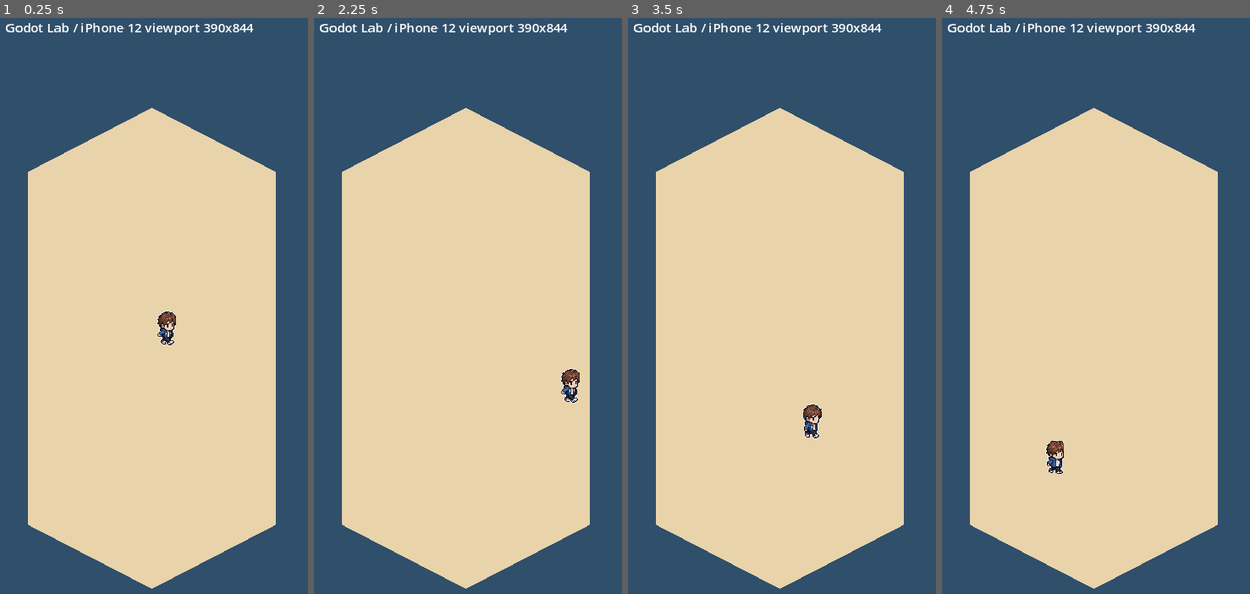
Above: before the commit, frames 1-4 (left to right).
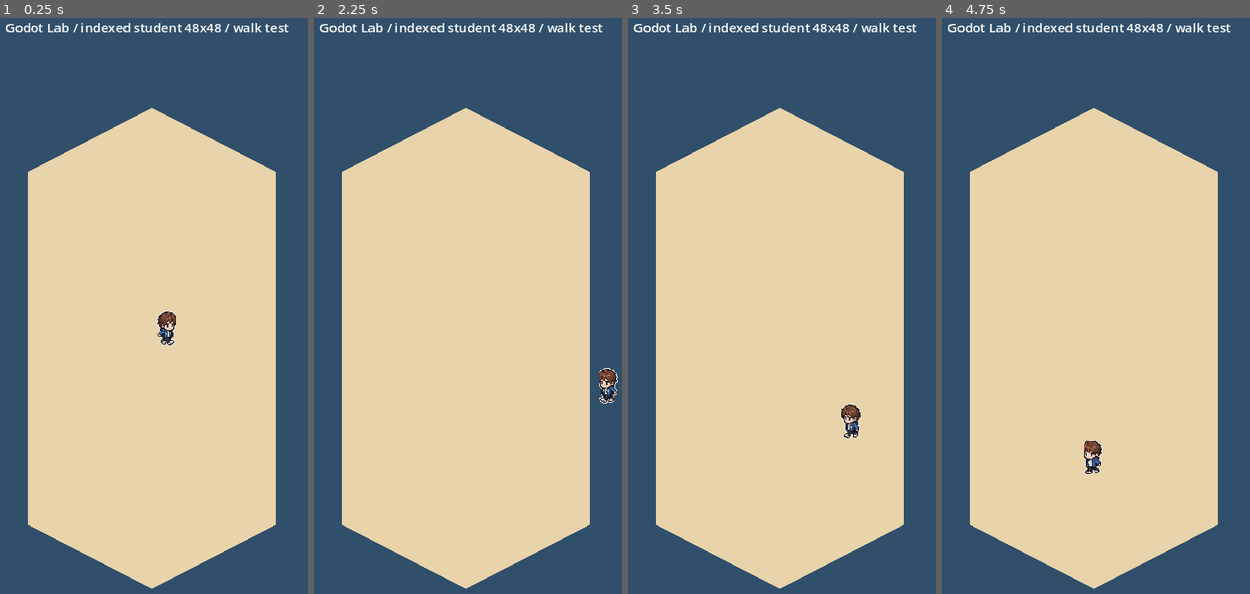
Above: after the commit, the same moments.

Repository: mth310-sys/Chappy5
Game: Godot game, scene res://main.tscn
Same seed, same stepped clock (60 frames per second), same inputs: the game is played once before the commit and once after it.
Inputs:
- Up to frame 1 (0.25 s): no input
- Up to frame 2 (2.25 s): no input
- Up to frame 3 (3.5 s): no input
- Up to frame 4 (4.75 s): no input

The runs differ from the first frame. In frame 1, 0.6% of the frame differs, in the area x 27-94%, y 0-3%; in frame 2, 1.2%, in the area x 27-99%, y 0-67%; in frame 3, 1.2%; in frame 4, 1.2%.

Commit message:
Drive student walk animation from movement

Diff:
--- a/godot/slot-pachiro/main.gd
+++ b/godot/slot-pachiro/main.gd
@@ -7,12 +7,17 @@
 @onready var status: Label = $UI/Status
 
 func _ready() -> void:
-	status.text = "Godot Lab / iPhone 12 viewport 390x844"
+	status.text = "Godot Lab / indexed student 48x48 / walk test"
+	student.set_motion(direction)
 
 func _process(delta: float) -> void:
 	student.position += direction * SPEED * delta
+	var bounced := false
 	if student.position.x > 340.0 or student.position.x < 50.0:
 		direction.x *= -1.0
+		bounced = true
 	if student.position.y > 700.0 or student.position.y < 180.0:
 		direction.y *= -1.0
-	student.queue_redraw()
+		bounced = true
+	if bounced:
+		student.set_motion(direction)
